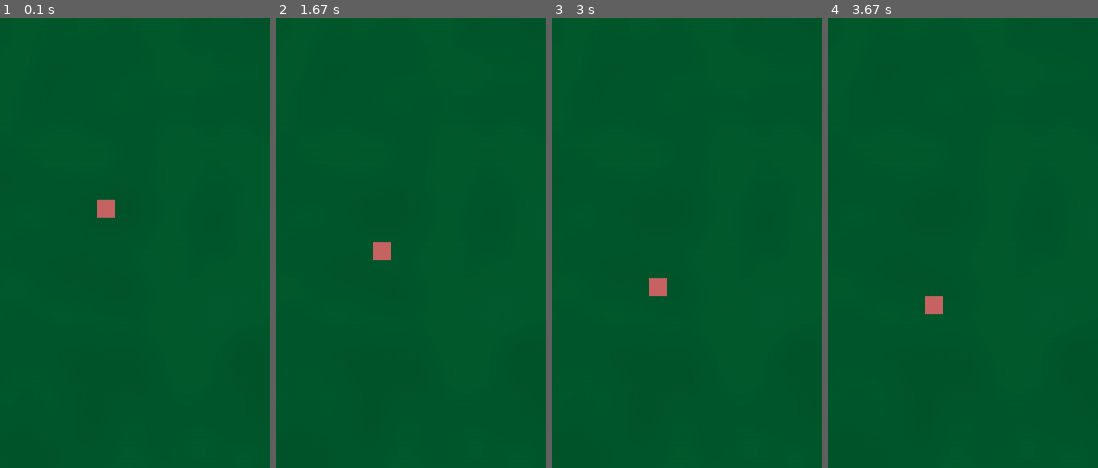
Above: before the commit, frames 1-4 (left to right).
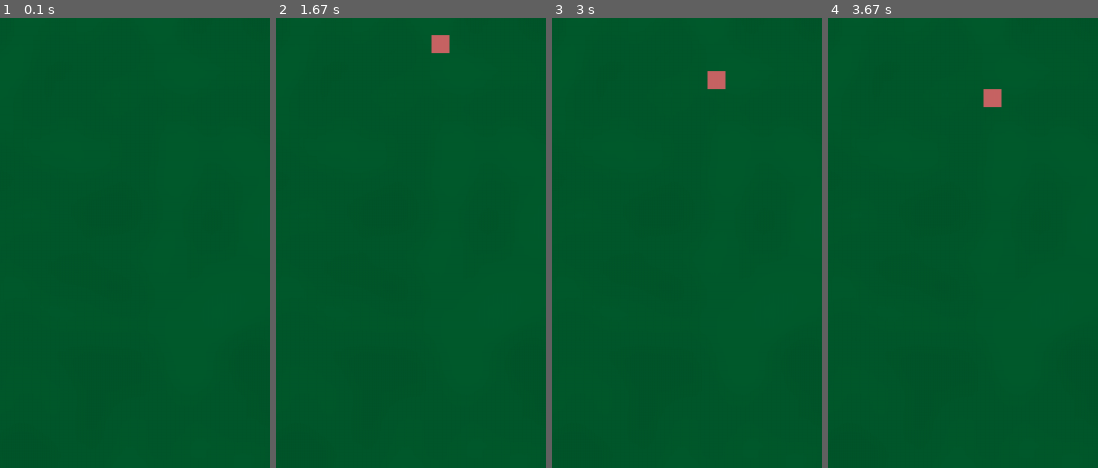
Above: after the commit, the same moments.

Repository: SNIPRS/mnb_halo
Game: pygame game, started from main.py
The game is run twice, just before and just after one commit, with the same random seed, the same clock (stepped at 60 frames per second) and the same inputs.
Inputs (mouse positions are % of the whole screen's width and height, from its top left):
- Up to frame 1 (0.1 s): no input
- Up to frame 2 (1.67 s): click (52, 81) at 0.38 s; click (50, 57) at 0.72 s
- Up to frame 3 (3 s): no input
- Up to frame 4 (3.67 s): no input
The pictures show only the part of the screen within x 15-65%, y 0-50%; the shares and areas given below are measured in that part.

The runs differ from the first frame. In frame 1, 0.3% of the frame differs, in the area x 35-43%, y 40-45%; in frame 2, 0.5%, in the area x 35-65%, y 3-54%; in frame 3, 0.5%; in frame 4, 0.5%.

Commit message:
game master

Diff:
--- a/G.py
+++ b/G.py
@@ -14,6 +14,7 @@
 WIDTH, HEIGHT = 600, 1000
 
 CHARS_ALL = pygame.sprite.Group() # Group of Character objects
+CHAR_AI_ALL = pygame.sprite.Group()
 
 FIRING_EFFECTS = pygame.sprite.Group()
 DECALS = pygame.sprite.Group()
--- a/ai/character_ai.py
+++ b/ai/character_ai.py
@@ -8,28 +8,37 @@
 from sprite.character import Character, Enemy
 from utils import center_rect
 
-class CharacterAI:
+class CharacterAI(pygame.sprite.Sprite):
     def __init__(self):
+        super().__init__()
         self.char = Character((100, 100, 100), 20, 20)
         G.CHARS_ALL.add(self.char)
         self.weapon = Weapon()
         self.weapon_manager = WeaponManager(self.char, self.weapon)
 
     def frame(self):
-        self._update_pos()
+        self._update_desination()
         self.char.frame()
-        if self.char.pinned():
+        if self.char.pinned() or self.char.health <= 0:
             return
         elif not self.weapon_manager.firing or self.char.shoot_while_move:
             self.char.move()
         self.weapon_manager.frame()
 
-    def _update_pos(self):
+    def _update_desination(self):
         pass
+
+    def can_kill(self):
+        return False
+
+    def kill(self):
+        self.char.kill()
+        super().kill()
 
 
 class ControllableCharacterAI(CharacterAI):
     def __init__(self):
+        super(CharacterAI, self).__init__()
         self.char = Character((100, 100, 100), 20, 20)
         self.char.x, self.char.y = 300, 800
         self.char.dstx, self.char.dsty = 300, 800
@@ -37,7 +46,7 @@
         self.weapon = AssaultRifle()
         self.weapon_manager = WeaponManager(self.char, self.weapon)
 
-    def _update_pos(self):
+    def _update_desination(self):
         for event in G.EVENTS:
             if event.type == pygame.MOUSEBUTTONDOWN and event.button == 1:
                 if not self.char.selected and self.char.rect.collidepoint(event.pos):
@@ -46,18 +55,23 @@
                     self.char.selected = False
                     self.char.dstx, self.char.dsty = center_rect(self.char.rect, event.pos[0], event.pos[1])
 
+    def can_kill(self):
+        return self.char.health < 0
+
 
 class EnemyCharacterAI(CharacterAI):
     def __init__(self):
+        super(CharacterAI, self).__init__()
         self.char = Enemy((200, 100, 100, 100), 20, 20)
-        self.char.x, self.char.y = 200, 200
+        self.char.x, self.char.y = randint(0, G.WIDTH - self.char.rect.width), - self.char.rect.height - 10
+        self.char.dstx = self.char.x
+        self.char.dsty = G.HEIGHT + 100
         G.CHARS_ALL.add(self.char)
         self.weapon = PlasmaRifle()
         self.weapon_manager = WeaponManager(self.char, self.weapon)
 
-    def _update_pos(self):
-        self.char.dstx = self.char.x
-        self.char.dsty = G.HEIGHT + 100
-        if self.char.y > G.HEIGHT + 10:
-            self.char.y = - self.char.rect.height - 10
-            self.char.x = randint(0, G.WIDTH - self.char.rect.width)
+    def _update_desination(self):
+        pass
+
+    def can_kill(self):
+        return self.char.health < 0 or self.char.y > G.HEIGHT + 10
--- /dev/null
+++ b/ai/game_master.py
@@ -0,0 +1,28 @@
+import pygame
+
+import G
+from ai.character_ai import EnemyCharacterAI, ControllableCharacterAI
+
+class EnemyManager:
+    def __init__(self):
+        self.max_cleanup_timer = G.FPS * 10
+        self.cleanup_timer = self.max_cleanup_timer
+        self._spawn_enemy()
+
+    def frame(self):
+        self.cleanup_timer -= 1
+        for c in G.CHAR_AI_ALL:
+            c.frame()
+        if self.cleanup_timer <= 0:
+            self._cleanup()
+            self.cleanup_timer = self.max_cleanup_timer
+
+    def _spawn_enemy(self):
+        enemy = EnemyCharacterAI()
+        G.CHAR_AI_ALL.add(enemy)
+
+    def _cleanup(self):
+        for c in G.CHAR_AI_ALL:
+            if c.can_kill():
+                c.kill()
+                self._spawn_enemy()
--- a/main.py
+++ b/main.py
@@ -10,10 +10,12 @@
 from utils import center_rect, displacement
 from misc.generate_background import generate_background
 from ai.character_ai import EnemyCharacterAI, ControllableCharacterAI
+from ai.game_master import EnemyManager
 
 pygame.display.set_caption('mnb_halo')
 player = ControllableCharacterAI()
-enemy = EnemyCharacterAI()
+
+enemy_manager = EnemyManager()
 
 def main():
     generate_background()
@@ -29,7 +31,7 @@
 
         # update character state
         player.frame()
-        enemy.frame()
+        enemy_manager.frame()
 
         for eff in G.FIRING_EFFECTS:
             eff.frame()
--- a/weapons/spotter.py
+++ b/weapons/spotter.py
@@ -36,7 +36,7 @@
         return res
 
     def valid_target(self, actor: Union[None, Character], other: Union[None, Character]) -> bool:
-        if actor is None or other is None:
+        if actor is None or other is None or other.health <= 0:
             return False
         return (actor.faction != other.faction and random() < other.spotted_chance and
             distance((actor.x, actor.y), (other.x, other.y)) <= actor.spotting_range)
Renamed: assets/decals/pond0.png -> assets/terrain/layer0/pond0.png
Renamed: assets/decals/pond1.png -> assets/terrain/layer0/pond1.png
Renamed: assets/decals/branch0.png -> assets/terrain/layer1/branch0.png
Renamed: assets/decals/branch1.png -> assets/terrain/layer1/branch1.png
Renamed: assets/decals/branch2.png -> assets/terrain/layer1/branch2.png
Renamed: assets/decals/log0.png -> assets/terrain/layer1/log0.png
Renamed: assets/decals/log1.png -> assets/terrain/layer1/log1.png
Renamed: assets/decals/log2.png -> assets/terrain/layer1/log2.png
Renamed: assets/decals/log3.png -> assets/terrain/layer1/log3.png
Renamed: assets/decals/bush0.png -> assets/terrain/layer2/bush0.png
Renamed: assets/decals/flower0.png -> assets/terrain/layer2/flower0.png
Renamed: assets/decals/flower1.png -> assets/terrain/layer2/flower1.png
(and 13 more such lines)
